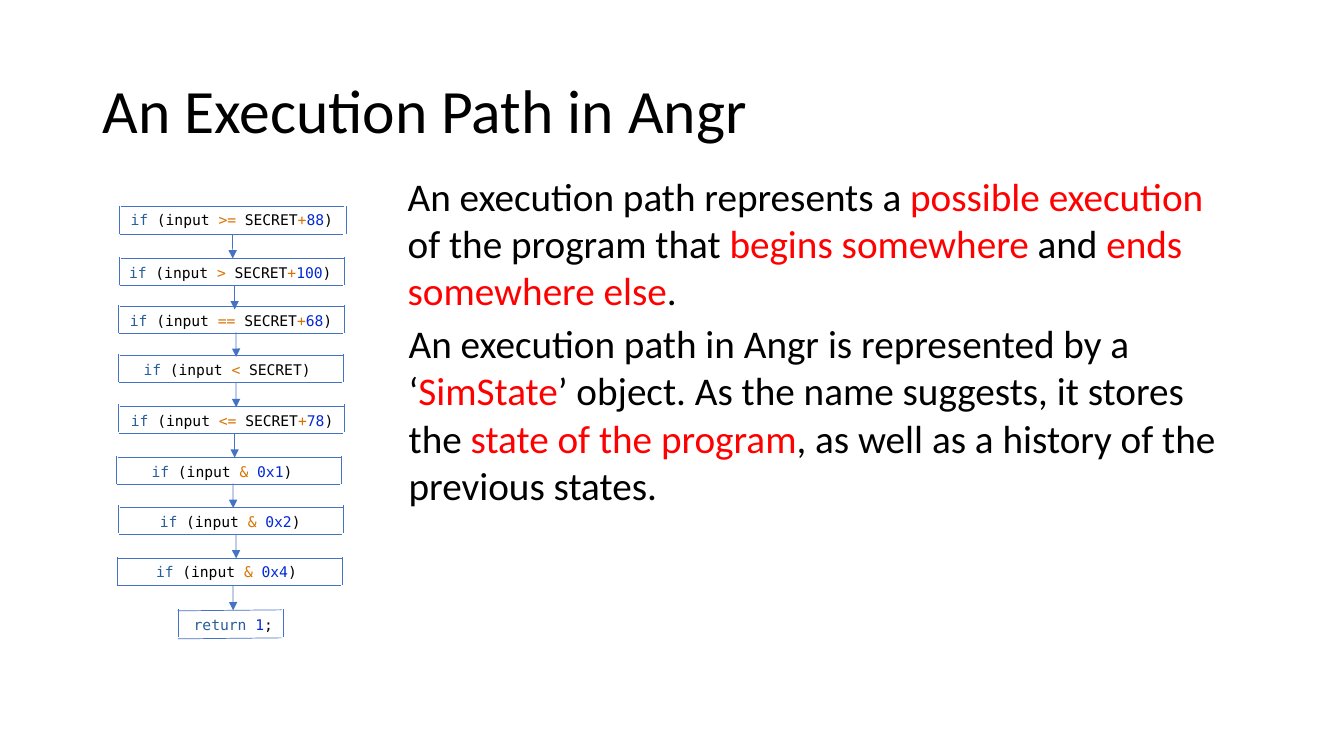
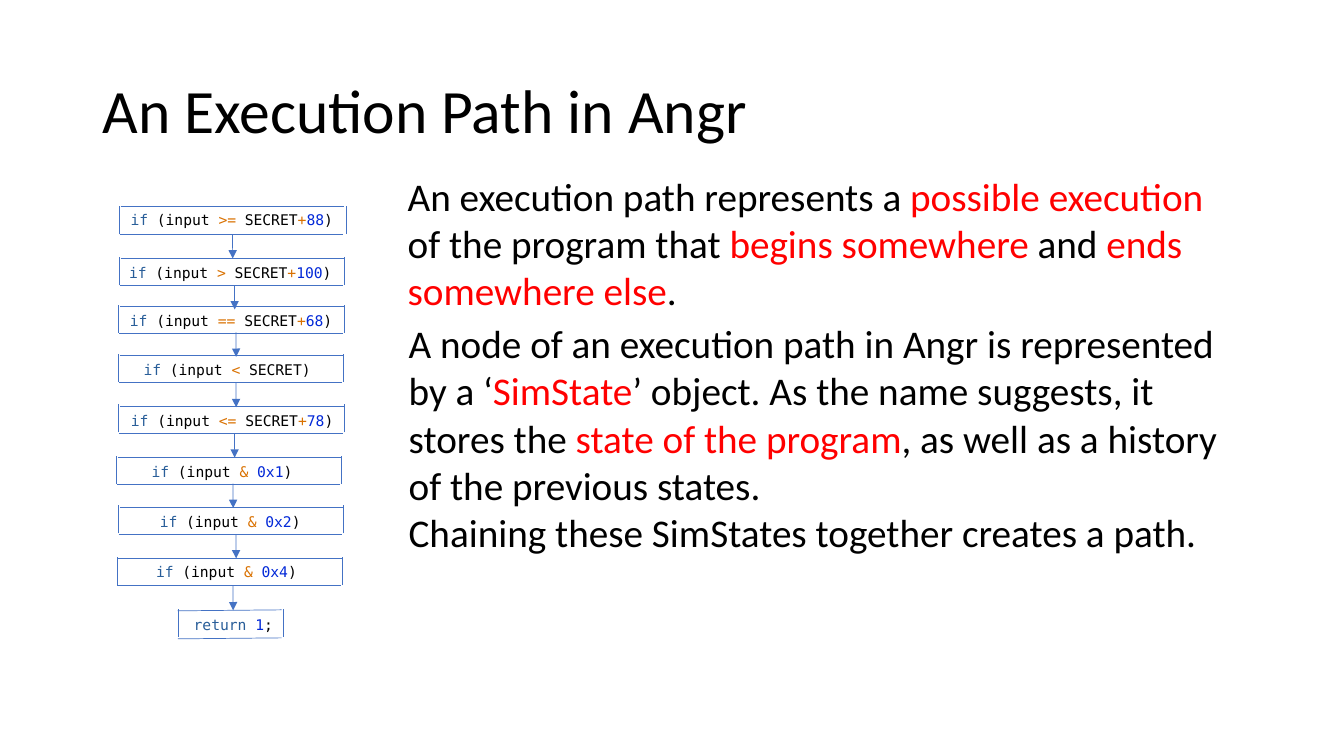
Before and after one commit to jakespringer/angr_ctf, a slide deck: slide 24 of SymbolicExecution.pptx. Drawn at 1344x756 pixels with LibreOffice and Linux fonts; fonts in the diff are those of the drawing. Boxes give left, top, right and bottom in pixels: in the first picture for what was removed or moved away, otherwise in the second. Text is boxed around its words. In the diff, an @@ line names an element or a change of style, - is before the commit and + after.

```diff
--- a/SymbolicExecution.pptx
+++ b/SymbolicExecution.pptx
@@ text at [409, 330, 1217, 554]: text changed @@
-An execution path in Angr is represented by a ‘SimState’ object. As the name suggests, it stores the state of the program, as well as a history of the previous states.
+A node of an execution path in Angr is represented by a ‘SimState’ object. As the name suggests, it stores the state of the program, as well as a history of the previous states.
+Chaining these SimStates together creates a path.
```
Also in this commit, not shown: 2 other slides changed.
